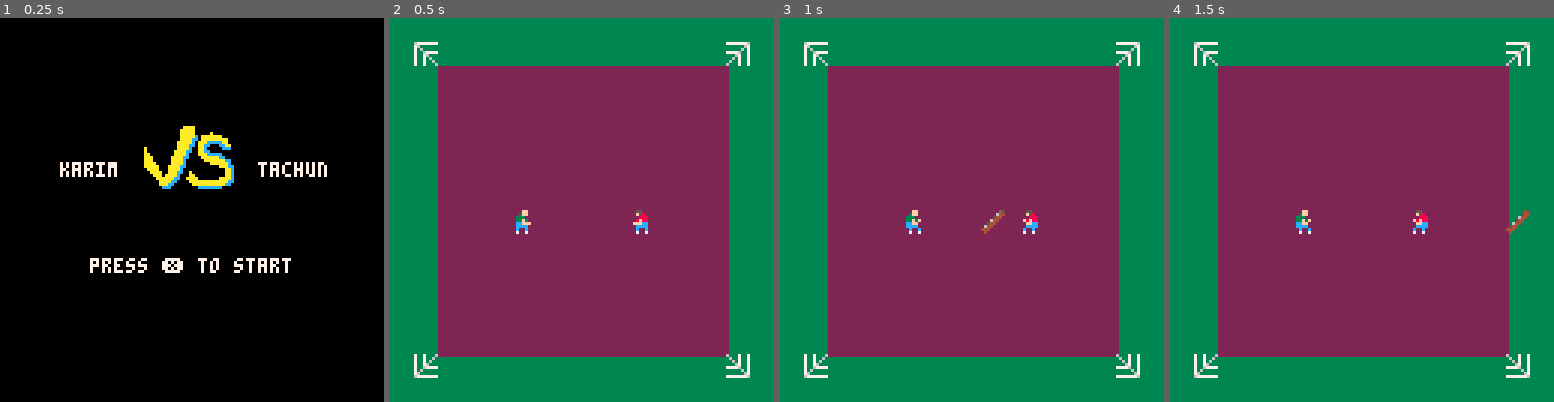
Above: before the commit, frames 1-4 (left to right).
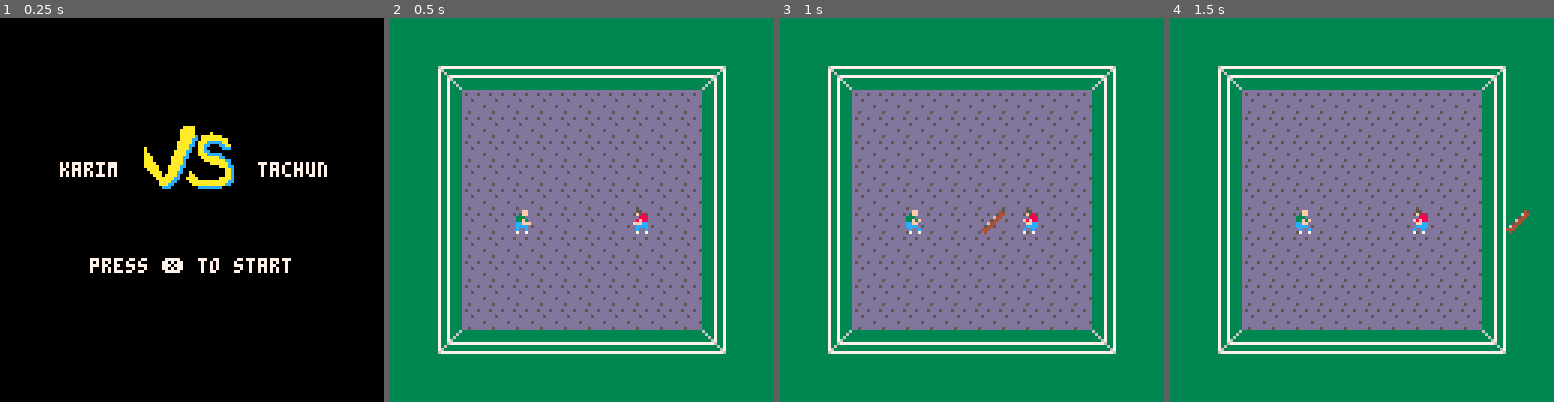
Above: after the commit, the same moments.

Repository: julienXX/Pico8Carts
Game: PICO-8 cartridge karim.p8
Two runs of this game, one before a commit and one after it. Both use one fixed random seed, a clock stepped at 60 frames per second and the inputs below.
Inputs:
- Up to frame 1 (0.25 s): no input
- Up to frame 2 (0.5 s): tap X (X key) at 0.33 s
- Up to frame 3 (1 s): tap O (Z key) at 0.7 s
- Up to frame 4 (1.5 s): tap X (X key) at 1.07 s

Frame 1 is identical in both runs. In frame 2, 58% of the frame differs, in the area x 6-94%, y 6-94%; in frame 3, 58%; in frame 4, 58%.

Commit message:
Add a ring map

Diff:
--- a/karim.p8
+++ b/karim.p8
@@ -50,11 +50,8 @@
 
 function _draw()
  if(mode==1) then
-  rectfill(16,16,112,112,2)
-  spr(32,8,8)
-  spr(33,8,112)
-  spr(33,112,112,1,1,true)
-  spr(32,112,8,1,1,true)
+  map(1, 1, 16, 16, 112, 112)
+
   spr(karim.sp,karim.x,karim.y,1,1,karim.f)
   spr(tachun.sp,tachun.x,tachun.y,1,1,tachun.f)
 
@@ -89,8 +86,8 @@
  else
   karim.sp=2
   tachun.sp=4
-  alternatefire()
- end
+ end
+ if(t%3==0) then alternatefire() end
 end
 
 function startgame()
@@ -101,26 +98,26 @@
 end
 
 function move()
- if(btn(0,0) and karim.x>16) then
+ if(btn(0,0) and karim.x>24) then
   karim.f=true
   karim.x-=1
  end
- if(btn(1,0) and karim.x<104) then
+ if(btn(1,0) and karim.x<96) then
   karim.f=false
   karim.x+=1
  end
- if(btn(2,0) and karim.y>17) then karim.y -= 1 end
- if(btn(3,0) and karim.y<104) then karim.y += 1 end
- if(btn(0,1) and tachun.x>16) then
+ if(btn(2,0) and karim.y>24) then karim.y -= 1 end
+ if(btn(3,0) and karim.y<96) then karim.y += 1 end
+ if(btn(0,1) and tachun.x>24) then
   tachun.f=true
   tachun.x-=1
  end
- if(btn(1,1) and tachun.x<104) then
+ if(btn(1,1) and tachun.x<96) then
   tachun.f=false
   tachun.x += 1
  end
- if(btn(2,1) and tachun.y>17) then tachun.y -= 1 end
- if(btn(3,1) and tachun.y<104) then tachun.y += 1 end
+ if(btn(2,1) and tachun.y>24) then tachun.y -= 1 end
+ if(btn(3,1) and tachun.y<96) then tachun.y += 1 end
 
  if(btnp(4,0)) then karimfire() end
  if(btnp(4,1)) then tachunfire() end
@@ -202,9 +199,30 @@
 
 
 
+…(7 lines of a section not shown)…
 __gff__
 0001010101000000000000000000000000000000000000000000000000000000000000000000000000000000000000000000000000000000000000000000000000000000000000000000000000000000000000000000000000000000000000000000000000000000000000000000000000000000000000000000000000000000
 0000000000000000000000000000000000000000000000000000000000000000000000000000000000000000000000000000000000000000000000000000000000000000000000000000000000000000000000000000000000000000000000000000000000000000000000000000000000000000000000000000000000000000
-
-
-
+__map__
+0000000000000000000000000000000000000000000000000000000000000000000000000000000000000000000000000000000000000000000000000000000000000000000000000000000000000000000000000000000000000000000000000000000000000000000000000000000000000000000000000000000000000000
+0020222222222222222222222100000000000000000000000000000000000000000000000000000000000000000000000000000000000000000000000000000000000000000000000000000000000000000000000000000000000000000000000000000000000000000000000000000000000000000000000000000000000000
+0023242424242424242424243300000000000000000000000000000000000000000000000000000000000000000000000000000000000000000000000000000000000000000000000000000000000000000000000000000000000000000000000000000000000000000000000000000000000000000000000000000000000000
+0023242424242424242424243300000000000000000000000000000000000000000000000000000000000000000000000000000000000000000000000000000000000000000000000000000000000000000000000000000000000000000000000000000000000000000000000000000000000000000000000000000000000000
+0023242424242424242424243300000000000000000000000000000000000000000000000000000000000000000000000000000000000000000000000000000000000000000000000000000000000000000000000000000000000000000000000000000000000000000000000000000000000000000000000000000000000000
+0023242424242424242424243300000000000000000000000000000000000000000000000000000000000000000000000000000000000000000000000000000000000000000000000000000000000000000000000000000000000000000000000000000000000000000000000000000000000000000000000000000000000000
+0023242424242424242424243300000000000000000000000000000000000000000000000000000000000000000000000000000000000000000000000000000000000000000000000000000000000000000000000000000000000000000000000000000000000000000000000000000000000000000000000000000000000000
+0023242424242424242424243300000000000000000000000000000000000000000000000000000000000000000000000000000000000000000000000000000000000000000000000000000000000000000000000000000000000000000000000000000000000000000000000000000000000000000000000000000000000000
+0023242424242424242424243300000000000000000000000000000000000000000000000000000000000000000000000000000000000000000000000000000000000000000000000000000000000000000000000000000000000000000000000000000000000000000000000000000000000000000000000000000000000000
+0023242424242424242424243300000000000000000000000000000000000000000000000000000000000000000000000000000000000000000000000000000000000000000000000000000000000000000000000000000000000000000000000000000000000000000000000000000000000000000000000000000000000000
+0023242424242424242424243300000000000000000000000000000000000000000000000000000000000000000000000000000000000000000000000000000000000000000000000000000000000000000000000000000000000000000000000000000000000000000000000000000000000000000000000000000000000000
+0023242424242424242424243300000000000000000000000000000000000000000000000000000000000000000000000000000000000000000000000000000000000000000000000000000000000000000000000000000000000000000000000000000000000000000000000000000000000000000000000000000000000000
+0030323232323232323232323100000000000000000000000000000000000000000000000000000000000000000000000000000000000000000000000000000000000000000000000000000000000000000000000000000000000000000000000000000000000000000000000000000000000000000000000000000000000000
+
+
+
Not shown, changed: 22 lines of the sprite sheet (__gfx__) section of karim.p8
